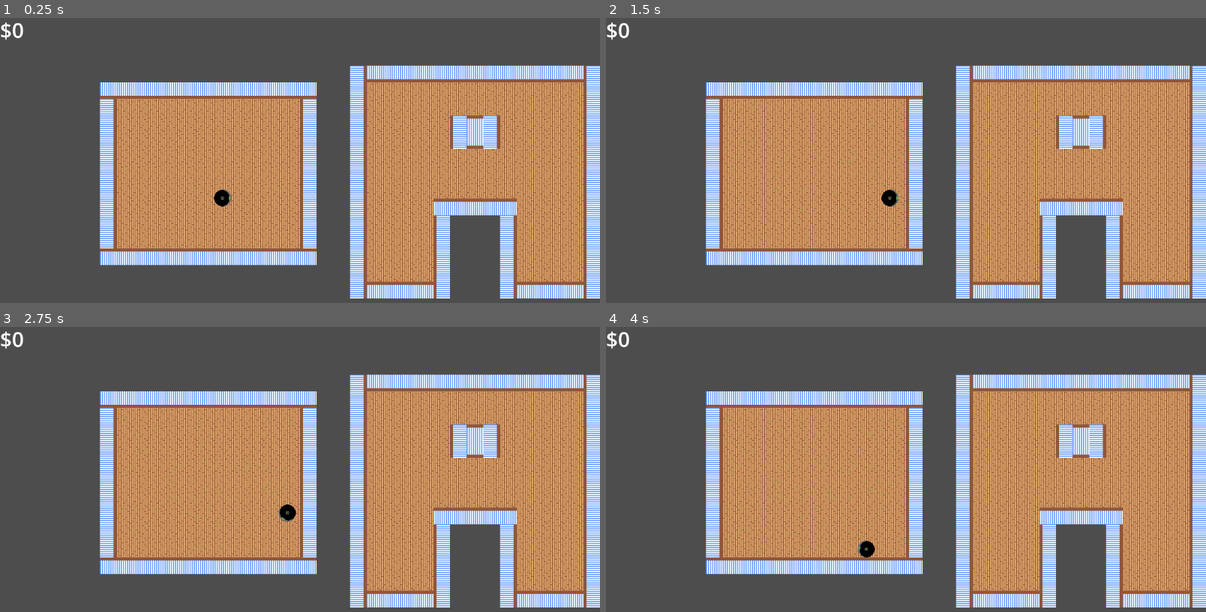
Above: before the commit, frames 1-4 (two rows, left to right).
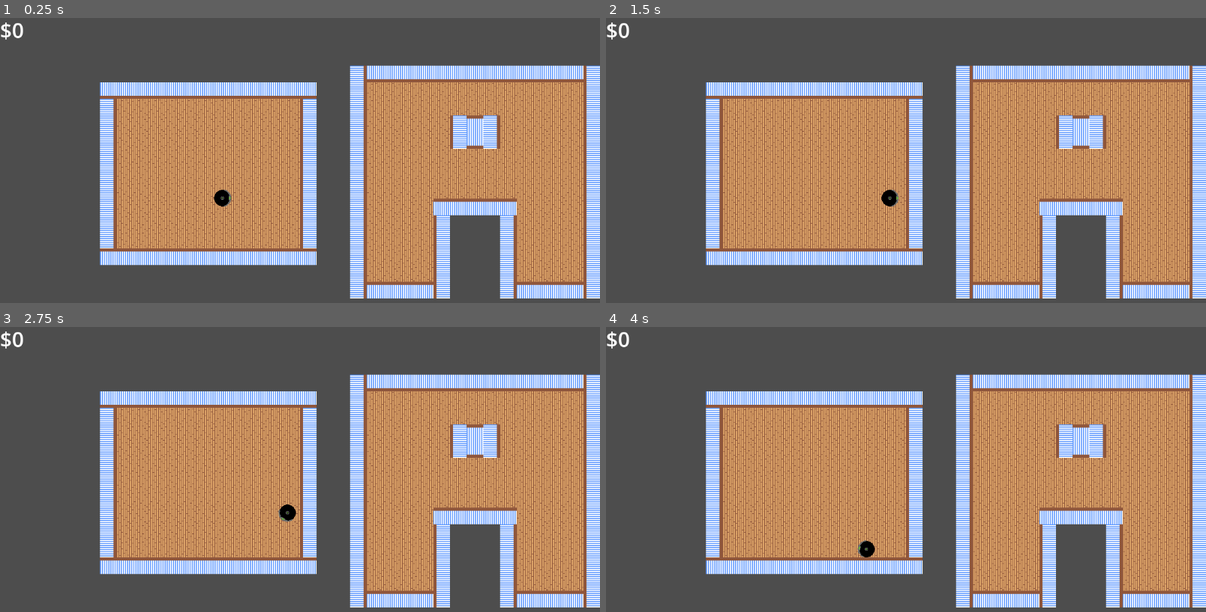
Above: after the commit, the same moments.

Repository: NatYoungren/roombot
Game: Godot game, scene res://scenes/test_level.tscn
Same seed, same stepped clock (60 frames per second), same inputs: the game is played once before the commit and once after it.
Inputs (mouse positions are in pixels of both pictures, inside the frame that each line leads up to):
- Up to frame 1 (0.25 s): no input
- Up to frame 2 (1.5 s): move the mouse to (1038, 166) at 0.52 s; click (1038, 166) at 0.67 s; move the mouse to (786, 200) at 1.27 s; click (786, 200) at 1.42 s
- Up to frame 3 (2.75 s): tap Enter at 2 s; move the mouse to (360, 418) at 2.02 s; click (360, 418) at 2.17 s
- Up to frame 4 (4 s): move the mouse to (876, 560) at 2.77 s; click (876, 560) at 2.92 s; move the mouse to (1086, 543) at 3.52 s; click (1086, 543) at 3.67 s

The runs differ from the first frame. In frame 1, less than 0.1% of the frame differs, in the area x 20-48%, y 30-78%; in frame 2, less than 0.1%; in frame 3, less than 0.1%; in frame 4, less than 0.1%, in the area x 19-51%, y 28-80%.
Error in both runs: Invalid access to property or key '_on_clicked_default' on a base object of type 'Node (state.gd)'. (res://scripts/roomba_base.gd:111)

Commit message:
Updating filth/cleaner setup

Diff:
--- a/roombot/scenes/filth_layer.tscn
+++ b/roombot/scenes/filth_layer.tscn
@@ -1,10 +1,26 @@
-[gd_scene load_steps=2 format=3 uid="uid://dvg8316hkghy"]
+[gd_scene format=3 uid="uid://dvg8316hkghy"]
 
 [ext_resource type="Script" uid="uid://dxbal0aa43awy" path="res://scripts/filth_layer.gd" id="1_wq0e7"]
 
-[node name="filth_layer" type="Node2D"]
+[sub_resource type="Gradient" id="Gradient_wq0e7"]
+offsets = PackedFloat32Array(0, 0.2016129, 0.38172042, 0.54569894, 0.75537634)
+colors = PackedColorArray(1, 1, 1, 1, 1, 1, 1, 0.712, 1, 1, 1, 1, 1, 1, 1, 0.73, 1, 1, 1, 1)
+
+[sub_resource type="FastNoiseLite" id="FastNoiseLite_x188o"]
+
+[sub_resource type="NoiseTexture2D" id="NoiseTexture2D_qyuj8"]
+noise = SubResource("FastNoiseLite_x188o")
+color_ramp = SubResource("Gradient_wq0e7")
+
+[node name="filth_layer" type="Node2D" unique_id=1787933372]
 script = ExtResource("1_wq0e7")
 img_size = Vector2i(320, 256)
+debug_color = Color(0.58824646, 0.29337206, 0, 0.5)
 
-[node name="sprite" type="Sprite2D" parent="."]
+[node name="mask" type="Sprite2D" parent="." unique_id=1776482422]
+clip_children = 1
+texture = SubResource("NoiseTexture2D_qyuj8")
 centered = false
+
+[node name="sprite" type="Sprite2D" parent="mask" unique_id=977677041]
+centered = false
--- a/roombot/scripts/cleaners/circle_cleaner.gd
+++ b/roombot/scripts/cleaners/circle_cleaner.gd
@@ -2,6 +2,8 @@
 class_name CircleCleaner extends BaseCleaner
 
 @export var radius: float = 16.0
+@export var reliability: float = 1.0 # 0-1 chance of cleaning each pixel.
+# @export var strength: float = 1.0 # Amount of opacity to remove from each pixel (0-1)
 
 
 ## Cleans filth from the given FilthLayer node within the specified radius and strength.
@@ -24,6 +26,7 @@
 			var dist: float = filth_coords.distance_to(Vector2(x, y))
 
 			if dist <= radius:
+				if randf() > reliability: continue
 				cleaned_amount += filth_layer.clean_pixel(x, y)
 
 	return cleaned_amount
--- a/roombot/scripts/cleaners/rect_cleaner.gd
+++ b/roombot/scripts/cleaners/rect_cleaner.gd
@@ -3,6 +3,9 @@
 
 @export var width: float = 16.0
 @export var height: float = 16.0
+@export var reliability: float = 1.0 # 0-1 chance of cleaning each pixel.
+
+
 
 @export var can_rotate: bool = false # TODO: Implement?
 
@@ -15,7 +18,7 @@
 
 	var cleaned_amount: float = 0.0
 
-	var filth_coords: Vector2 = filth_layer.to_local(global_position)
+	var filth_coords: Vector2 = filth_layer.to_local(global_position.round())
 
 	var start_x: int = max(0, int(filth_coords.x - width / 2))
 	var end_x: int = min(int(filth_coords.x + width / 2), filth_layer.img_size.x)
@@ -24,6 +27,7 @@
 
 	for x in range(start_x, end_x):
 		for y in range(start_y, end_y):
+			if randf() > reliability: continue
 			cleaned_amount += filth_layer.clean_pixel(x, y)
 
 	return cleaned_amount
--- a/roombot/scripts/filth_layer.gd
+++ b/roombot/scripts/filth_layer.gd
@@ -9,13 +9,17 @@
 # TODO:
 # fix_alpha_edges could be useful to clean up edges after drawing/erasing.
 
-@onready var sprite: Sprite2D = $sprite
+
+@onready var mask: Sprite2D = $mask
+@onready var sprite: Sprite2D = $mask/sprite
+
+#@onready var sprite: Sprite2D = $sprite
 
 @export var img_size: Vector2i = Vector2i(256, 256)
 
 var image: Image
 
-var debug_color: Color = Color.GREEN
+@export var debug_color: Color = Color.GREEN
 
 var refresh_needed: bool = false
 
@@ -24,6 +28,8 @@
 # Initialization
 
 func _init_image(size: Vector2i = img_size) -> Image:
+	mask.texture.width = size.x
+	mask.texture.height = size.y
 	var img: Image = Image.create_empty(size.x, size.y, false, Image.FORMAT_RGBA8) # TODO: Try simpler formats (1/2 channels)
 	return img
 
